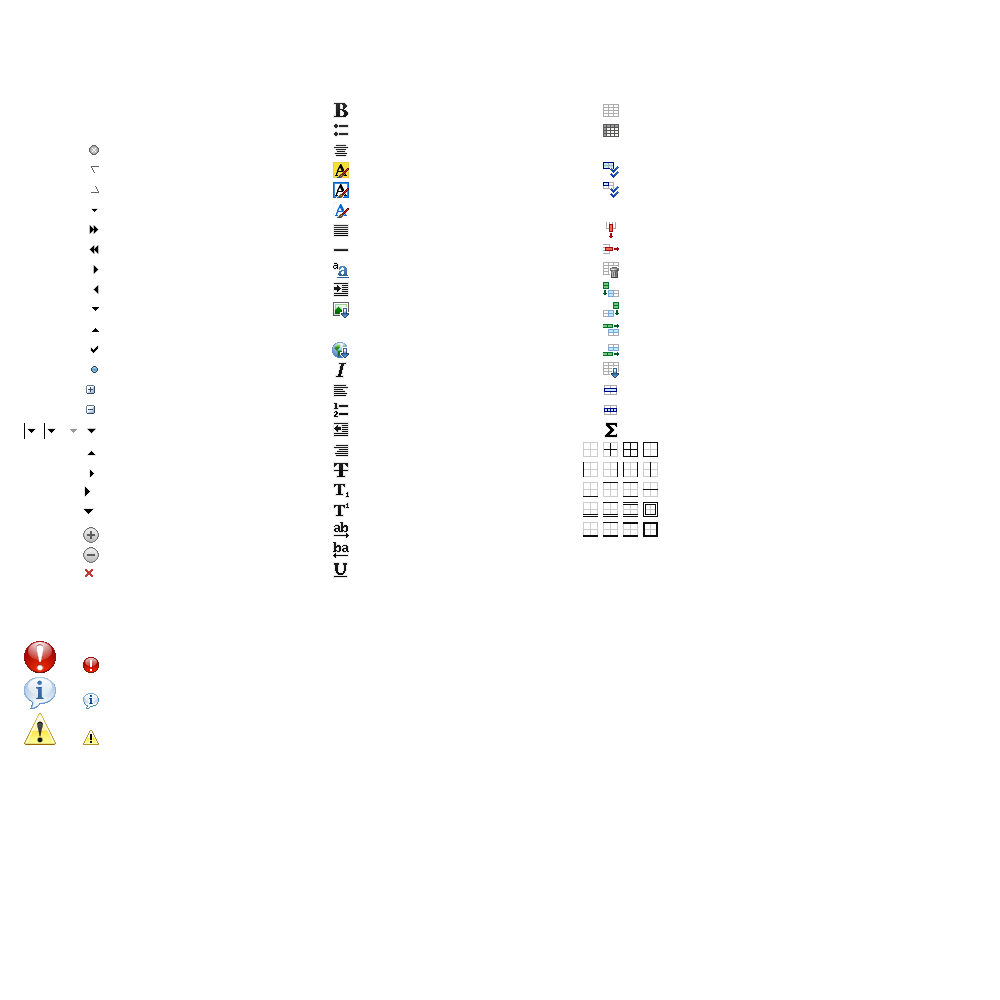
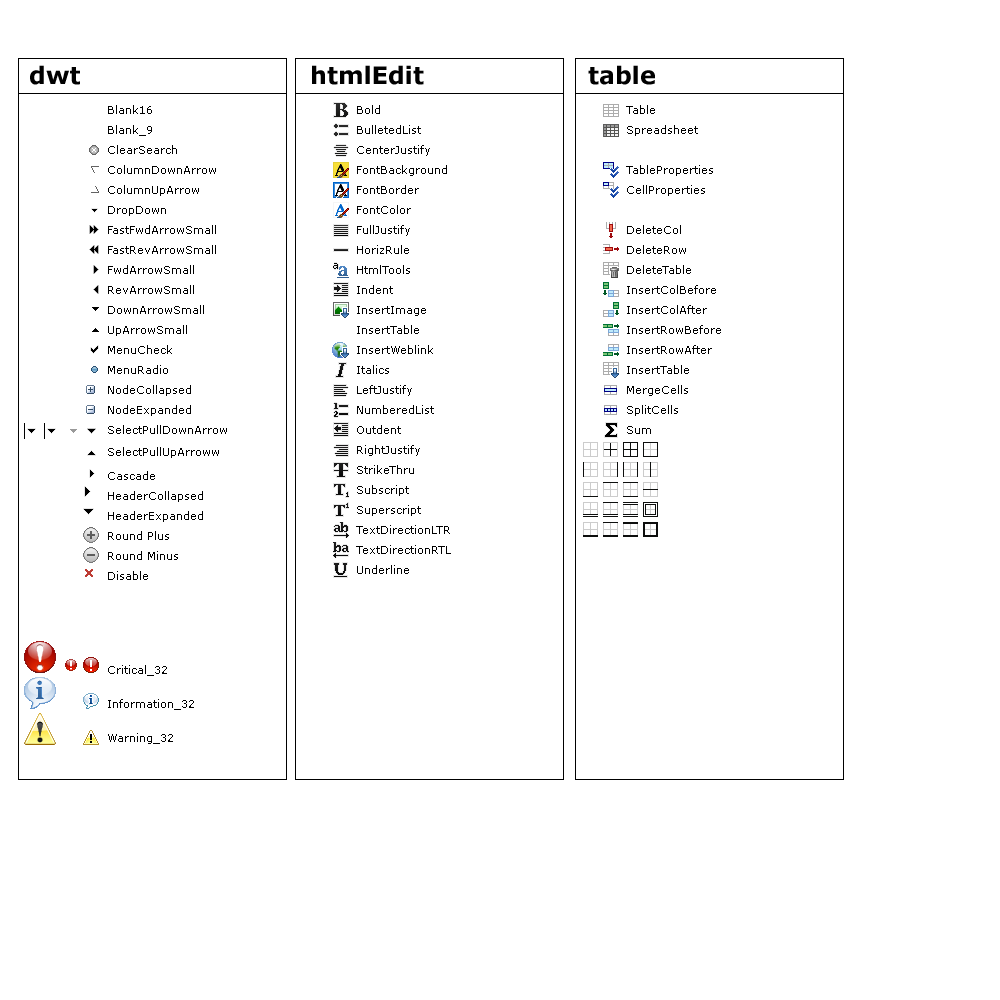
Before/after of a 1000x1000 layered artwork. What changed in the layer stack:
painted on "icons" over box(65, 659, 77, 671)
showed group "bg" (1st of 2) (8 layers) over box(18, 58, 844, 780)
